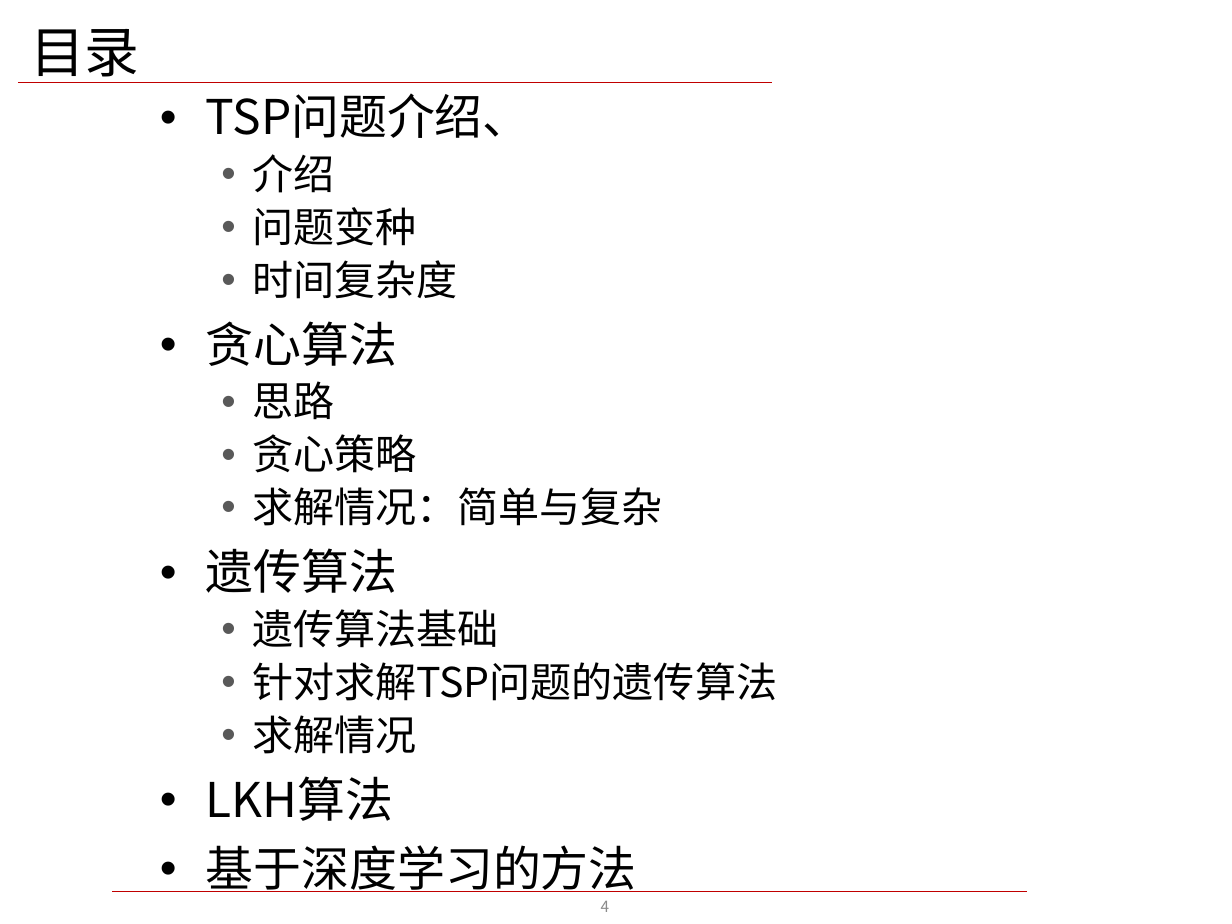
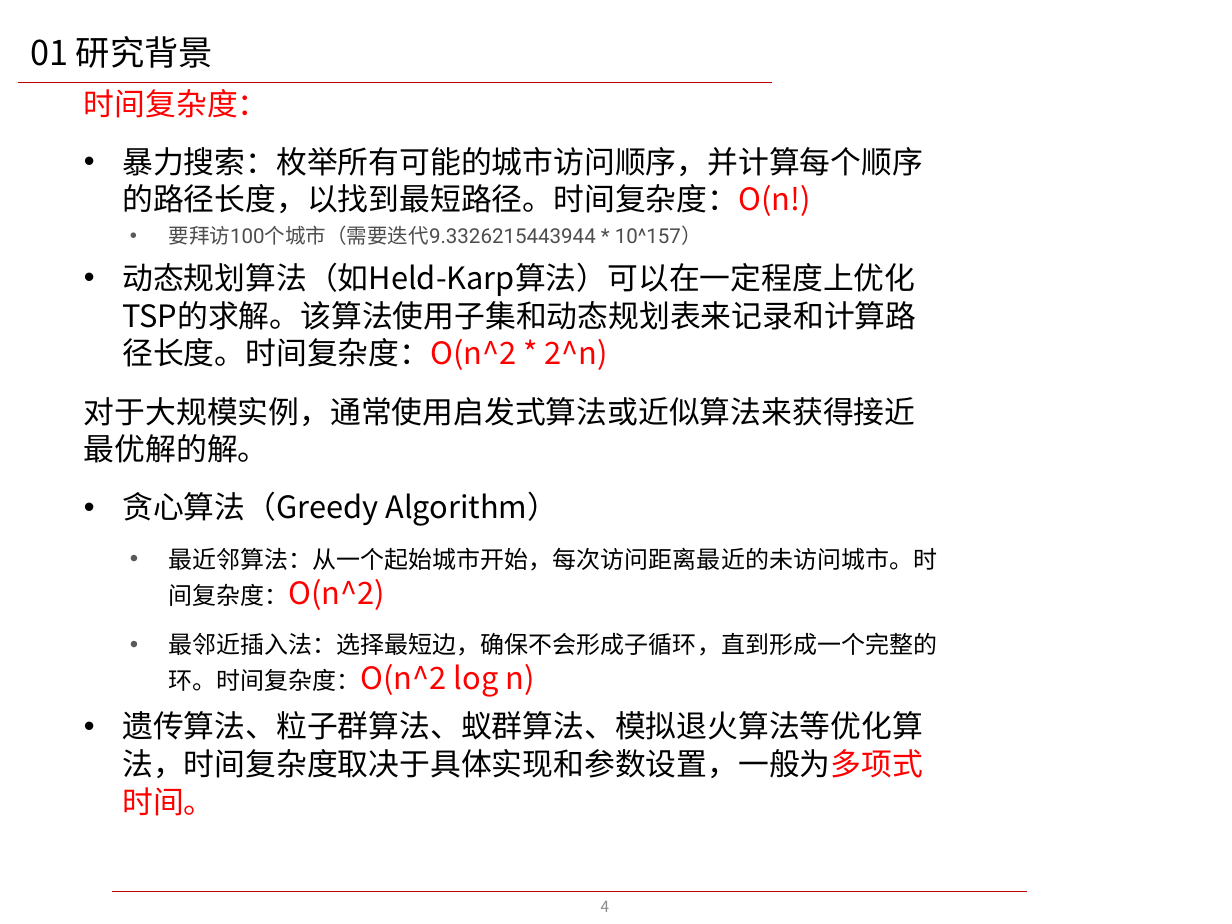
Before and after one commit to Cuijunhan/TSP, a slide deck: slide 5 of 转正报告 新模板 [自动保存的].pptx. Drawn at 1232x924 pixels with LibreOffice and Linux fonts; fonts in the diff are those of the drawing; background and template pictures are left out. Boxes give left, top, right and bottom in pixels: in the first picture for what was removed or moved away, otherwise in the second. Text is boxed around its words. In the diff, an @@ line names an element or a change of style, - is before the commit and + after.

```diff
--- a/转正报告 新模板 [自动保存的].pptx
+++ b/转正报告 新模板 [自动保存的].pptx
@@ title at <box>30,36,213,68</box>: text changed; size 32 to 20 pt @@
-目录
+01 研究背景
@@ text added at <box>84,89,938,816</box>, 18 pt, text #000000 @@
+时间复杂度：
+• 暴力搜索：枚举所有可能的城市访问顺序，并计算每个顺序的路径长度，以找到最短路径。时间复杂度：O(n!)
+  • 要拜访100个城市（需要迭代9.3326215443944 * 10^157）
+• 动态规划算法（如Held-Karp算法）可以在一定程度上优化TSP的求解。该算法使用子集和动态规划表来记录和计算路径长度。时间复杂度：O(n^2 * 2^n)
+对于大规模实例，通常使用启发式算法或近似算法来获得接近最优解的解。
+• 贪心算法（Greedy Algorithm）
+  • 最近邻算法：从一个起始城市开始，每次访问距离最近的未访问城市。时间复杂度：O(n^2)
+  • 最邻近插入法：选择最短边，确保不会形成子循环，直到形成一个完整的环。时间复杂度：O(n^2 log n)
+• 遗传算法、粒子群算法、蚁群算法、模拟退火算法等优化算法，时间复杂度取决于具体实现和参数设置，一般为多项式时间。
@@ text removed at <box>206,93,777,892</box> @@
-• TSP问题介绍、
-  • 介绍
-  • 问题变种
-  • 时间复杂度
-• 贪心算法
-  • 思路
-  • 贪心策略
-  • 求解情况：简单与复杂
-• 遗传算法
-  • 遗传算法基础
-  • 针对求解TSP问题的遗传算法
-  • 求解情况
-• LKH算法
-• 基于深度学习的方法
```
Also in this commit, not shown: 4 other slides changed, 2 slides added, 2 slides removed.
